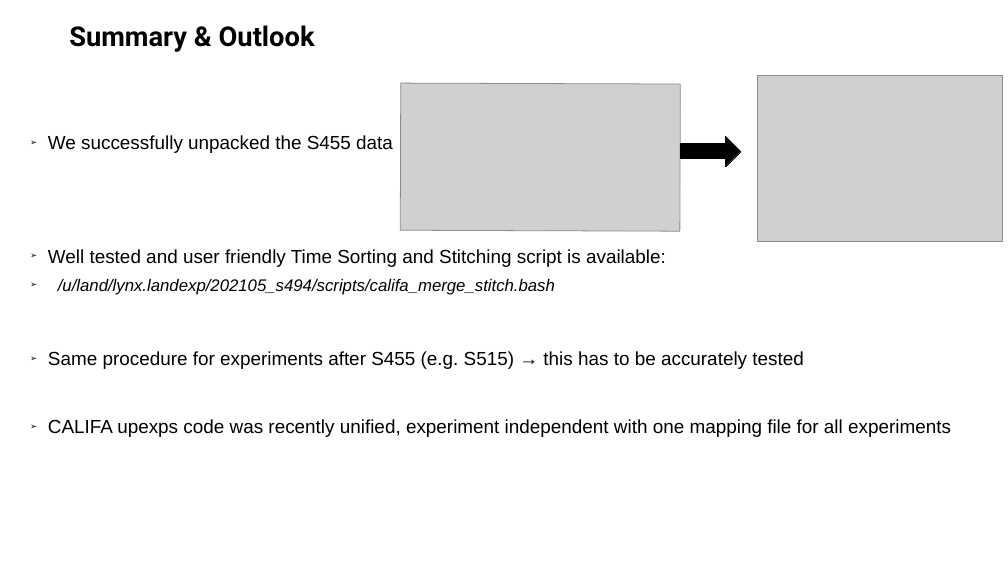
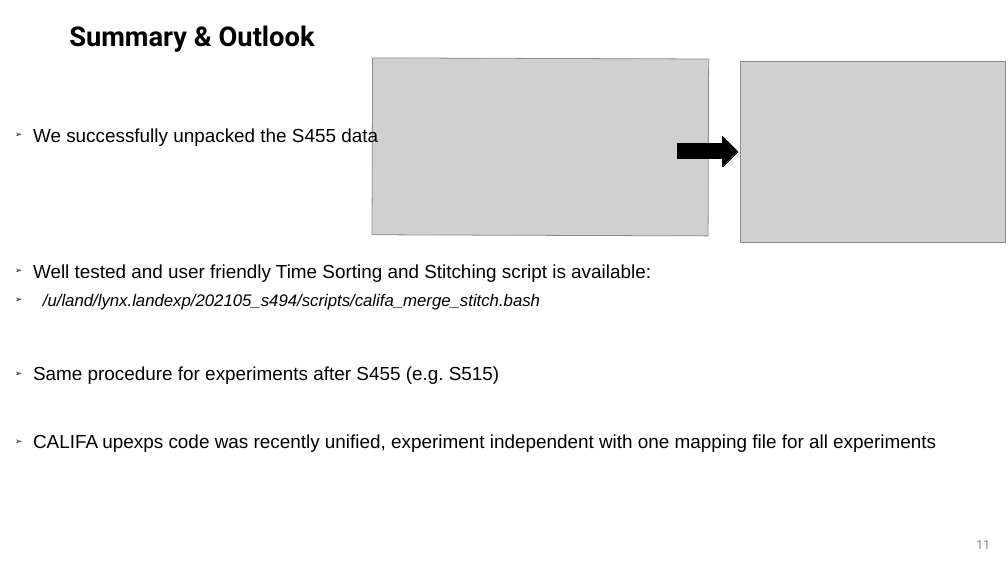
Before and after one commit to jenegger/unpacking_docu, a slide deck: slide 11 of time_stitching_pres.odp. Drawn at 1008x567 pixels with LibreOffice and Linux fonts; fonts in the diff are those of the drawing; grey boxes stand for pictures; background and template pictures are left out. Boxes give left, top, right and bottom in pixels: in the first picture for what was removed or moved away, otherwise in the second. Text is boxed around its words. In the diff, an @@ line names an element or a change of style, - is before the commit and + after.

```diff
--- a/time_stitching_pres.odp
+++ b/time_stitching_pres.odp
@@ picture: place and size @@
-picture at <box>401,83,681,232</box>
+picture at <box>372,58,710,236</box>
@@ picture: place and size @@
-picture at <box>757,75,1002,242</box>
+picture at <box>740,62,1006,243</box>
@@ text "We successfully unpacked the S455 ...": place and size @@
-text "We successfully unpacked the S455 ..." at <box>48,135,951,437</box>
+text "We successfully unpacked the S455 ..." at <box>33,127,936,452</box>
@@ text at <box>33,366,499,384</box>: text changed @@
-➢ Same procedure for experiments after S455 (e.g. S515) → this has to be accurately tested
+➢ Same procedure for experiments after S455 (e.g. S515)
@@ page number added at <box>976,540,990,549</box>, 12 pt, text #8B8B8B @@
+11
```
Also in this commit, not shown: 11 other slides changed, 1 other file.
